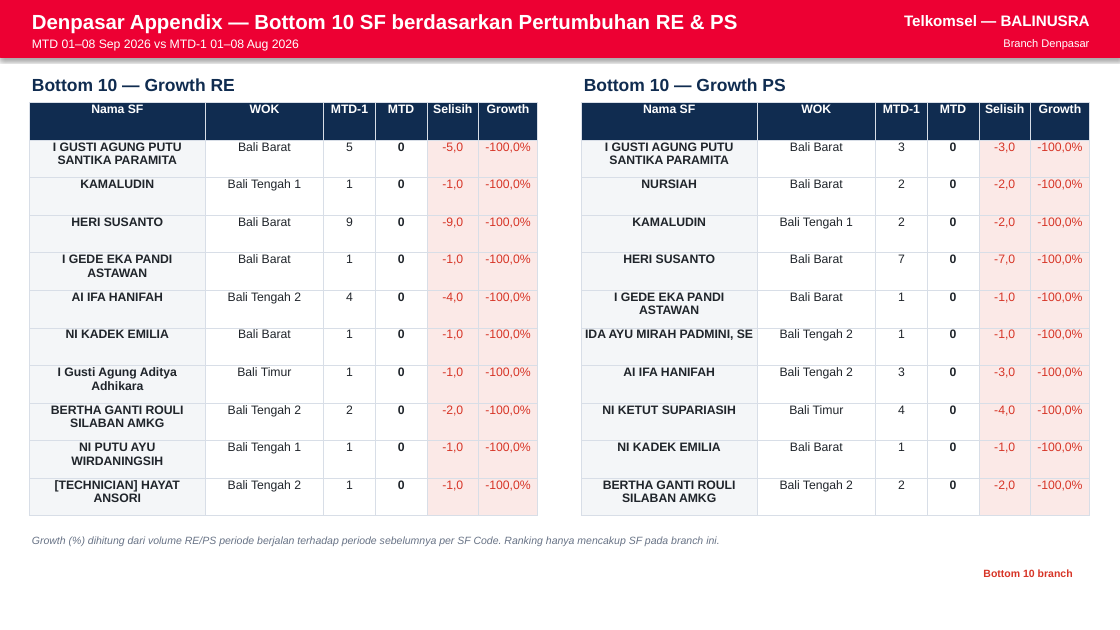
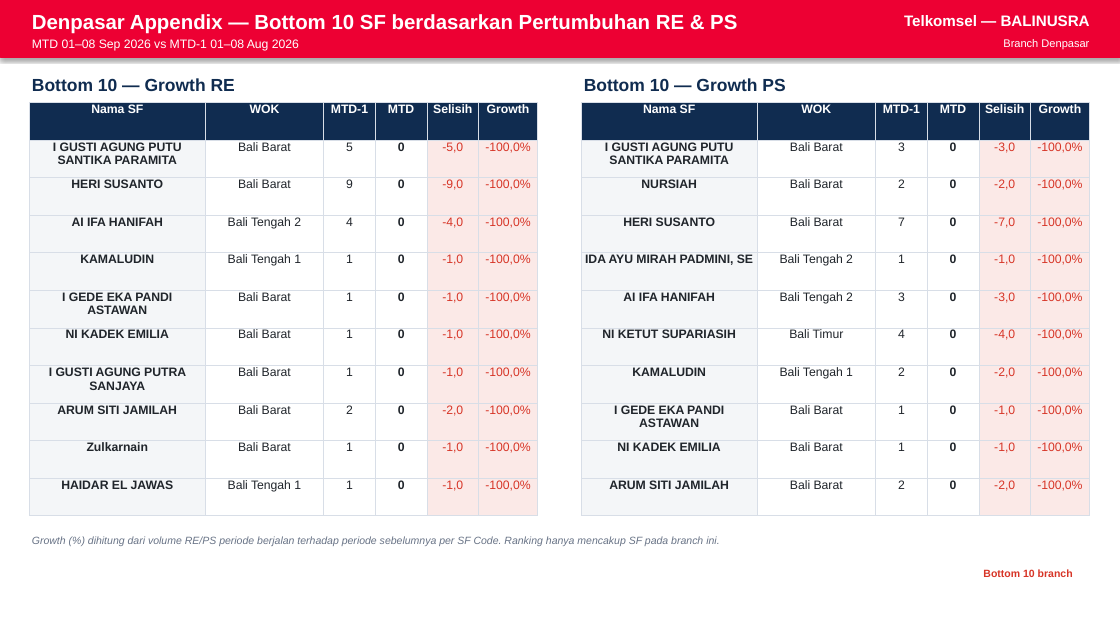
Before and after one commit to linktreehhbalnus-eng/wow_balnus, a slide deck: slide 8 of reports/BRANCH_DENPASAR_PERFORMANCE_SUMMARY_20260908_INARA.pptx. Drawn at 1120x630 pixels with LibreOffice and Linux fonts; fonts in the diff are those of the drawing. Boxes give left, top, right and bottom in pixels: in the first picture for what was removed or moved away, otherwise in the second. Text is boxed around its words. In the diff, an @@ line names an element or a change of style, - is before the commit and + after.

```diff
--- a/reports/BRANCH_DENPASAR_PERFORMANCE_SUMMARY_20260908_INARA.pptx
+++ b/reports/BRANCH_DENPASAR_PERFORMANCE_SUMMARY_20260908_INARA.pptx
@@ table at (29, 103, 539, 516) @@
+row 3: HERI SUSANTO | Bali Barat | 9 | 0 | -9,0 | -100,0%
+row 4: AI IFA HANIFAH | Bali Tengah 2 | 4 | 0 | -4,0 | -100,0%
-row 4: HERI SUSANTO | Bali Barat | 9 | 0 | -9,0 | -100,0%
-row 6: AI IFA HANIFAH | Bali Tengah 2 | 4 | 0 | -4,0 | -100,0%
-row 8, column 1: I Gusti Agung Aditya Adhikara
+row 8, column 1: I GUSTI AGUNG PUTRA SANJAYA
-row 8, column 2: Bali Timur
+row 8, column 2: Bali Barat
-row 9, column 1: BERTHA GANTI ROULI SILABAN AMKG
+row 9, column 1: ARUM SITI JAMILAH
-row 9, column 2: Bali Tengah 2
+row 9, column 2: Bali Barat
-row 10, column 1: NI PUTU AYU WIRDANINGSIH
+row 10, column 1: Zulkarnain
-row 10, column 2: Bali Tengah 1
+row 10, column 2: Bali Barat
-row 11, column 1: [TECHNICIAN] HAYAT ANSORI
+row 11, column 1: HAIDAR EL JAWAS
-row 11, column 2: Bali Tengah 2
+row 11, column 2: Bali Tengah 1
@@ table at (581, 103, 1091, 516) @@
-row 4: KAMALUDIN | Bali Tengah 1 | 2 | 0 | -2,0 | -100,0%
-row 6: I GEDE EKA PANDI ASTAWAN | Bali Barat | 1 | 0 | -1,0 | -100,0%
+row 8: KAMALUDIN | Bali Tengah 1 | 2 | 0 | -2,0 | -100,0%
+row 9: I GEDE EKA PANDI ASTAWAN | Bali Barat | 1 | 0 | -1,0 | -100,0%
-row 11, column 1: BERTHA GANTI ROULI SILABAN AMKG
+row 11, column 1: ARUM SITI JAMILAH
-row 11, column 2: Bali Tengah 2
+row 11, column 2: Bali Barat
```
Also in this commit, not shown: 3 other slides changed, 12 other files.
